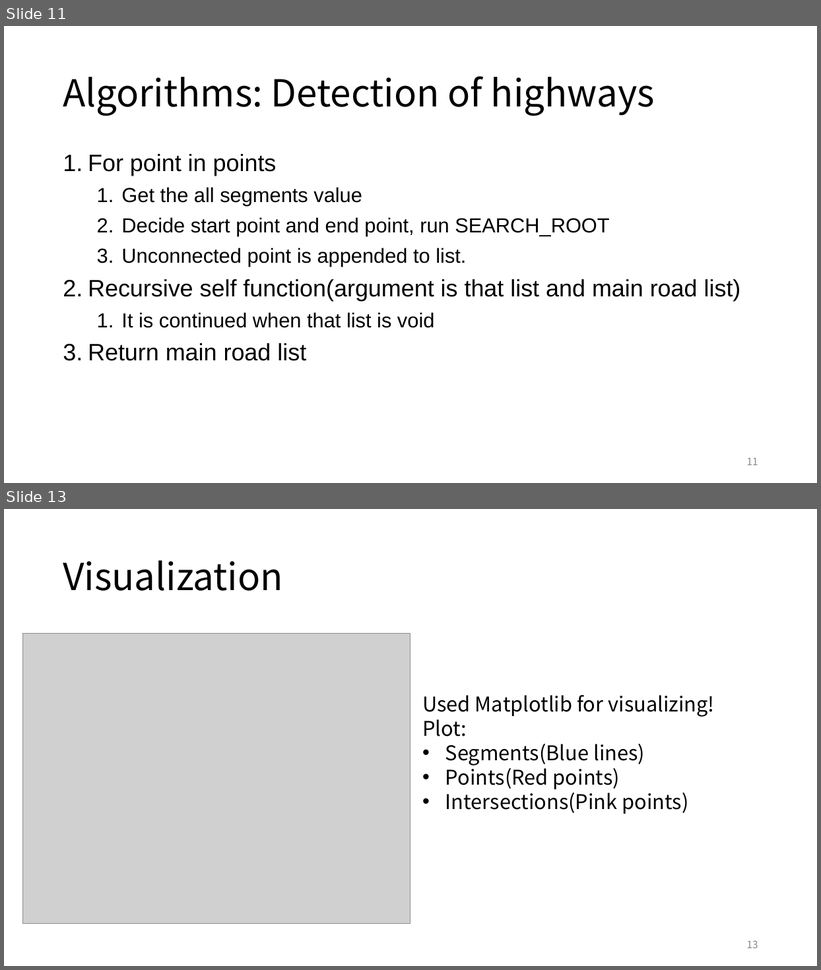
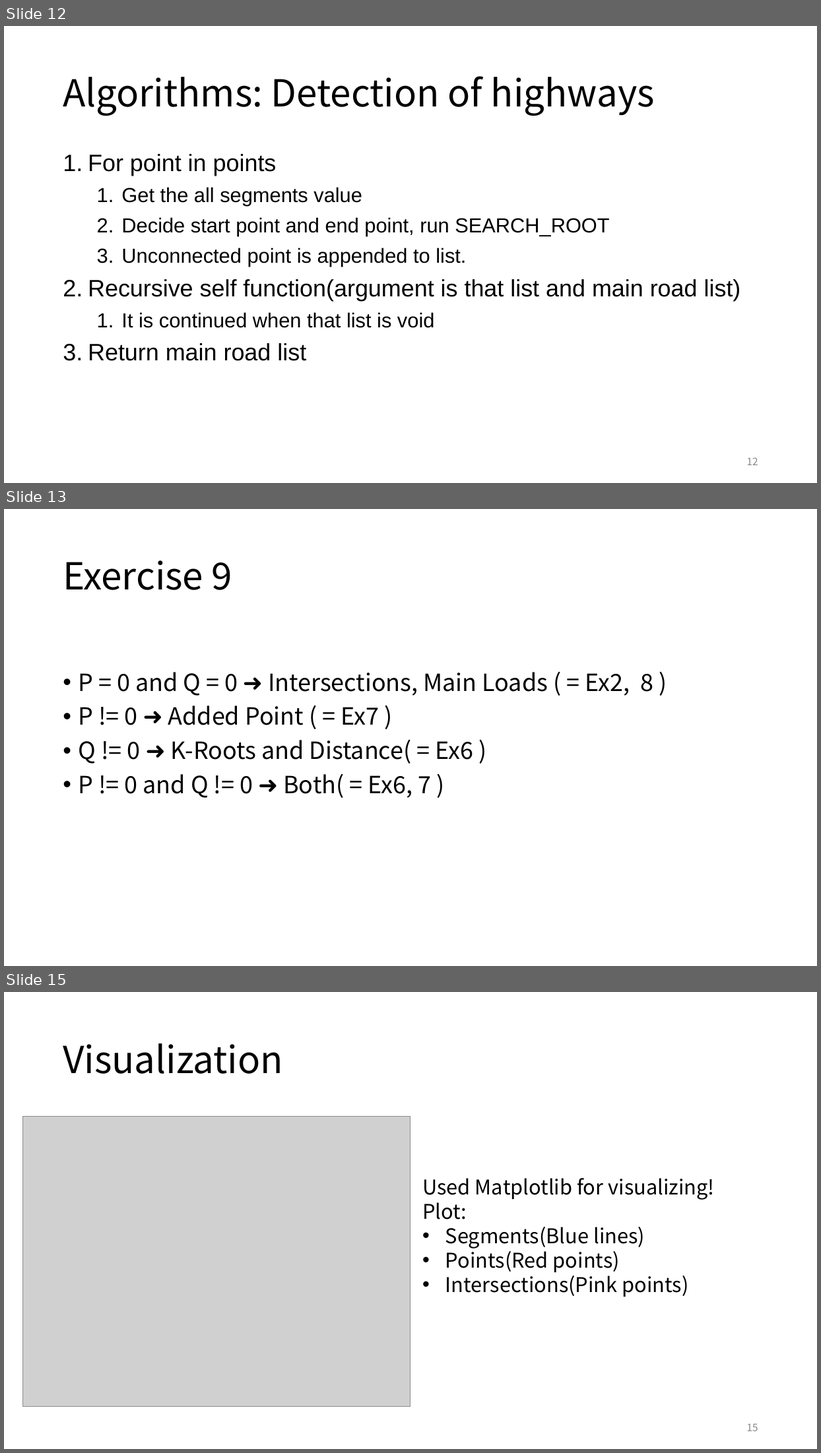
Before and after one commit to ie03-aizu-2019/ie03project-skys, a slide deck: Reports/final2.pptx. Shown one above the other, each under a label of ours: slides 11 and 13 before the commit, slides 12, 13 and 15 after it; the slides between them are not shown. The pictures are 821x970 and 821x1453 pixels, drawn with LibreOffice and Linux fonts; fonts in the diff are those of the drawing; grey boxes stand for pictures. Boxes give left, top, right and bottom in pixels: in the first picture for what was removed or moved away, otherwise in the second. Text is boxed around its words. In the diff, an @@ line names an element or a change of style, - is before the commit and + after.

```diff
--- a/Reports/final2.pptx
+++ b/Reports/final2.pptx
@@ slide 13 added at box(4, 509, 817, 966), background #FFFFFF @@
@@ title added at box(63, 560, 232, 590), 44 pt, text #000000 @@
+Exercise 9
@@ text added at box(78, 672, 653, 798), 28 pt, text #000000 @@
+• P = 0 and Q = 0 ➜ Intersections, Main Loads ( = Ex2, 8 )
+• P != 0 ➜ Added Point ( = Ex7 )
+• Q != 0 ➜ K-Roots and Distance( = Ex6 )
+• P != 0 and Q != 0 ➜ Both( = Ex6, 7 )
@@ what was slide 11 is now slide 12 @@
@@ page number at box(747, 458, 758, 466): text changed @@
-11
+12
@@ what was slide 13 is now slide 15 @@
@@ page number at box(747, 1424, 758, 1432): text changed @@
-13
+15
```
Also in this commit, not shown: 2 slides changed, 1 other slide added, 1 other file.
